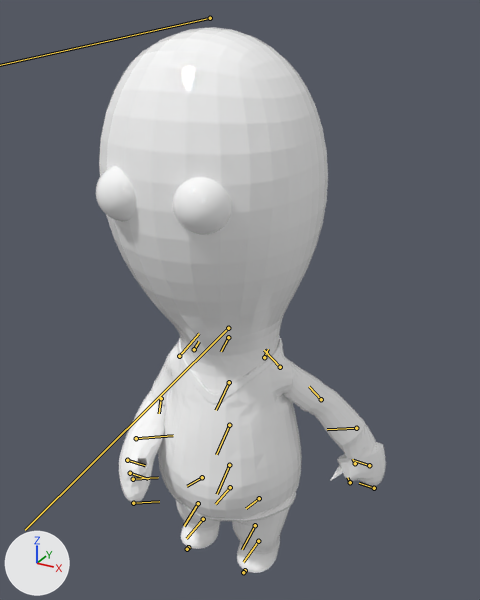
What one commit did to the FBX model ForTheSweet/ForTheSweet/resource/character/lollipop_attack_1.FBX.
One viewpoint serves both versions: a 50 mm lens placed at (0.469, -0.816, 0.893), pointed at (0.018, 0.004, 0.483). The lights are fixed; the arrows at lower left show +X, +Y and +Z. Both versions are drawn at frame 16 of the action 'Take 001'; the numbers are the values there. The bones that bend it are drawn over the model as lines.

Objects in the first picture: 'node_id33'.
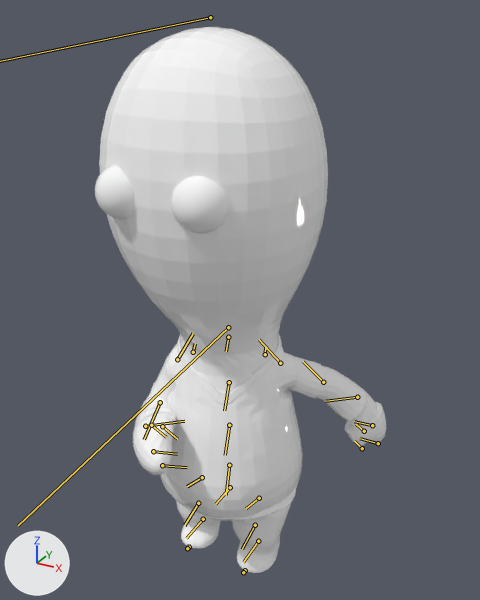
What the commit changed:
Bone 'Bip001 Spine' (bone_bip001_spine) turns from (14, 0, 0) to (25, 0, 0) degrees about its own x, y and z.
Bone 'Bip001 L Thigh' (bone_bip001_l_thigh) moves from (0.06, 0.56, 0.07) to (0.1, 0.95, 0.21).
Bone 'Bip001 L Thigh' (bone_bip001_l_thigh) turns from (14, -4, 11) to (24, -7, 9) degrees about its own x, y and z.
Bone 'Bip001 R Thigh' (bone_bip001_r_thigh) moves from (-0.06, -0.56, -0.07) to (-0.1, -0.95, -0.21).
Bone 'Bip001 R Thigh' (bone_bip001_r_thigh) turns from (14, -4, 12) to (24, -7, 9) degrees about its own x, y and z.
Bone 'Bip001 Spine1' (bone_bip001_spine1) turns from (1, 0, 0) to (0, 0, 0) degrees about its own x, y and z.
Bone 'Bip001 L UpperArm' (bone_bip001_l_upperarm) turns from (-31, -14, 18) to (-25, -22, 26) degrees about its own x, y and z.
Bone 'Bip001 L Forearm' (bone_bip001_l_forearm) turns from (0, 0, 8) to (0, 0, 15) degrees about its own x, y and z.
Bone 'Bip001 L Hand' (bone_bip001_l_hand) turns from (68, 0, 4) to (62, 0, 4) degrees about its own x, y and z.
Bone 'Bip001 R UpperArm' (bone_bip001_r_upperarm) turns from (6, -9, 4) to (8, -10, 8) degrees about its own x, y and z.
Bone 'Bip001 R Forearm' (bone_bip001_r_forearm) turns from (0, 0, -40) to (0, 0, -81) degrees about its own x, y and z.
Bone 'Bip001 Head' (bone_bip001_head) turns from (-15, 1, 5) to (-25, 2, 5) degrees about its own x, y and z.

What differs and where, as boxes (x1, y1, x2, y2) in the pictures (480 x 600 px):
'node_id33', posed: before (96, 27, 386, 573); after (95, 27, 386, 573)
bone 'Bip001 Spine', root to tip: before (229, 465) to (217, 494); after (229, 465) to (226, 495)
bone 'Bip001 Spine1', root to tip: before (229, 425) to (216, 454); after (229, 425) to (225, 455)
bone 'Bip001 L UpperArm', root to tip: before (280, 367) to (264, 350); after (280, 363) to (259, 339)
bone 'Bip001 L Forearm', root to tip: before (321, 399) to (309, 386); after (323, 382) to (303, 361)
bone 'Bip001 L Hand', root to tip: before (356, 428) to (327, 429); after (357, 397) to (325, 401)
bone 'Bip001 R UpperArm', root to tip: before (179, 356) to (199, 333); after (177, 359) to (193, 333)
bone 'Bip001 R Forearm', root to tip: before (161, 398) to (159, 413); after (160, 402) to (144, 439)
bone 'Bip001 Head', root to tip: before (228, 328) to (25, 530); after (228, 327) to (18, 525)
